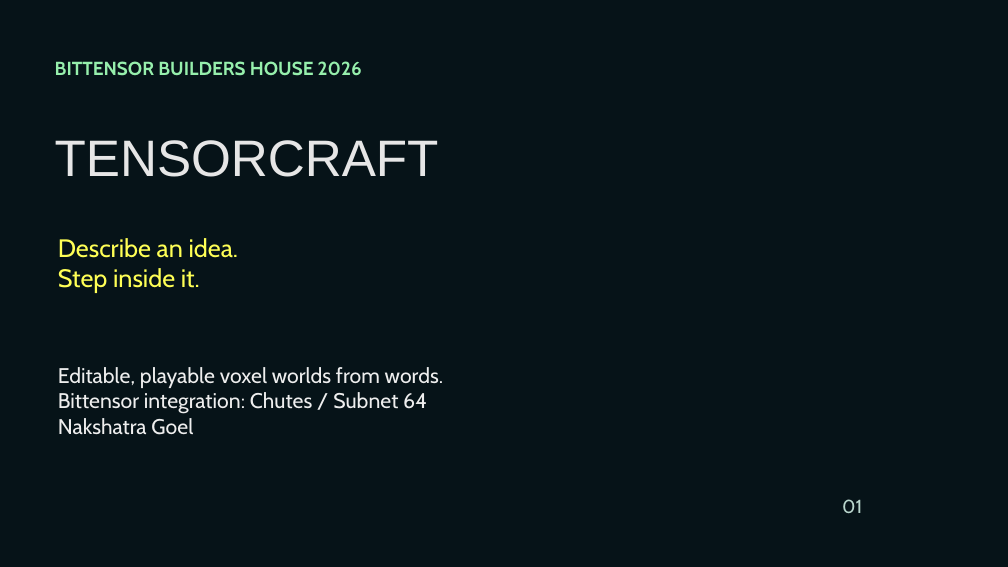
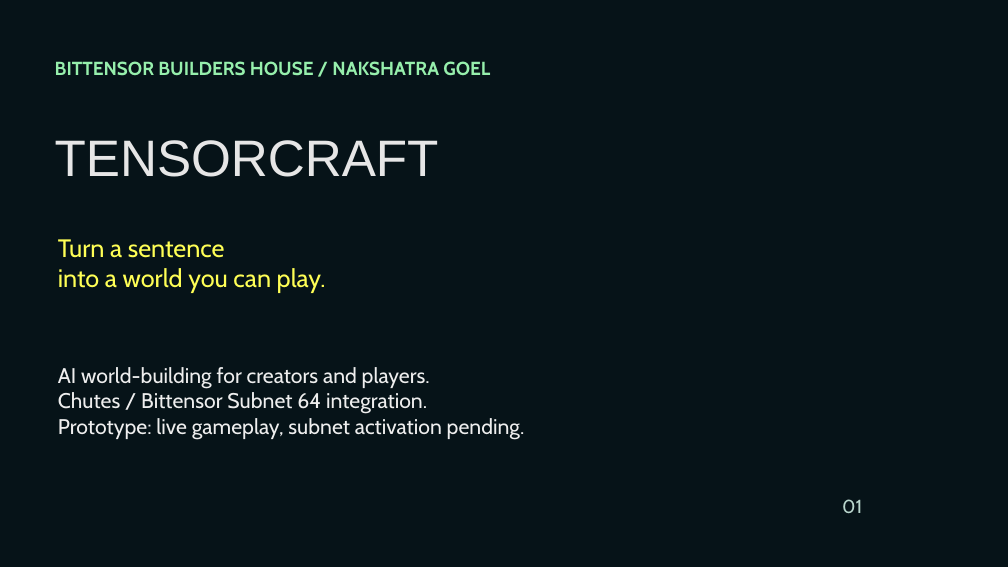
Before and after one commit to Nakshatra05/tensorcraft-bittensor, a slide deck: slide 1 of presentation/TensorCraft-Bittensor-Pitch.pptx. Drawn at 1008x567 pixels with LibreOffice and Linux fonts; fonts in the diff are those of the drawing; background and template pictures are left out. Boxes give left, top, right and bottom in pixels: in the first picture for what was removed or moved away, otherwise in the second. Text is boxed around its words. In the diff, an @@ line names an element or a change of style, - is before the commit and + after.

Commit message:
Tailor Minecraft pitch for Bittensor judges

```diff
--- a/presentation/TensorCraft-Bittensor-Pitch.pptx
+++ b/presentation/TensorCraft-Bittensor-Pitch.pptx
@@ text at bbox=[55, 61, 490, 76]: text changed @@
-BITTENSOR BUILDERS HOUSE 2026
+BITTENSOR BUILDERS HOUSE / NAKSHATRA GOEL
@@ text at bbox=[58, 239, 326, 293]: text changed @@
-Describe an idea.
-Step inside it.
+Turn a sentence
+into a world you can play.
@@ text at bbox=[58, 367, 525, 440]: text changed @@
-Editable, playable voxel worlds from words.
-Bittensor integration: Chutes / Subnet 64
-Nakshatra Goel
+AI world-building for creators and players.
+Chutes / Bittensor Subnet 64 integration.
+Prototype: live gameplay, subnet activation pending.
```
Also in this commit, not shown: 5 other slides changed, 2 slides added, 2 slides removed.
